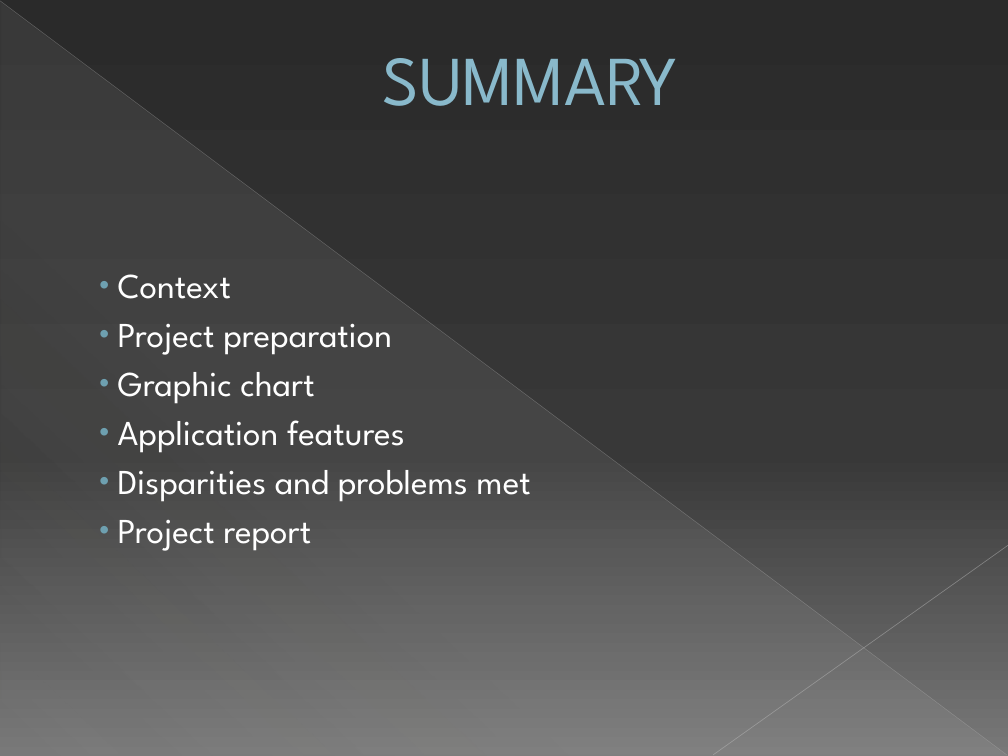
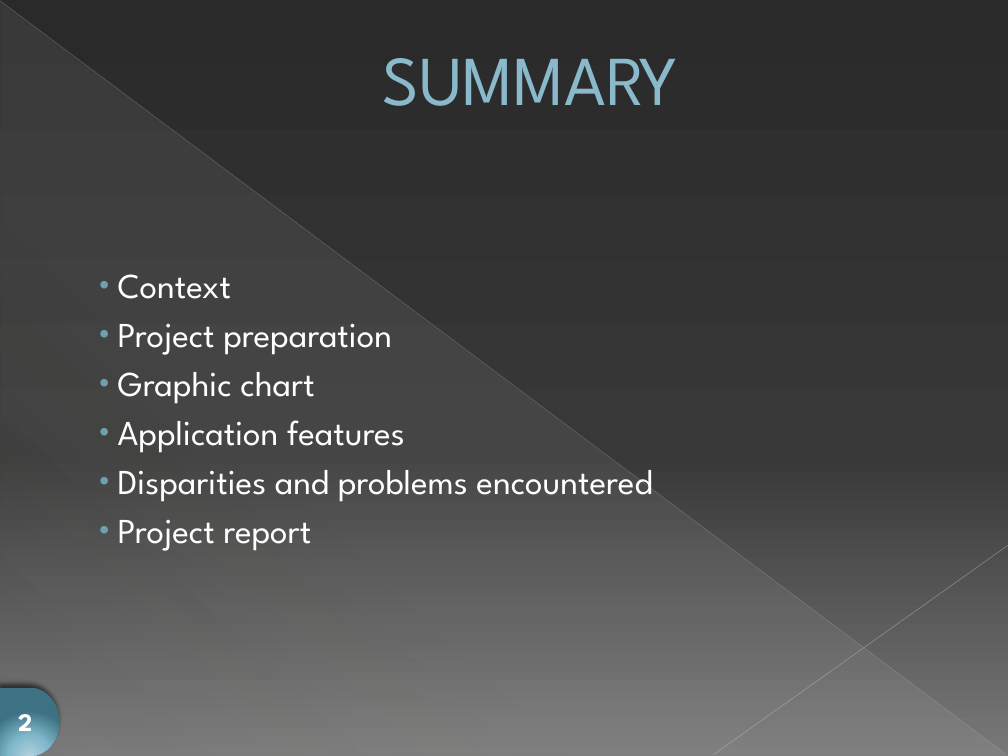
Before and after one commit to lmontion/ABC-Geometrie, a slide deck: slide 2 of ABC de la Géométrie.pptx. Drawn at 1008x756 pixels with LibreOffice and Linux fonts; fonts in the diff are those of the drawing. Boxes give left, top, right and bottom in pixels: in the first picture for what was removed or moved away, otherwise in the second. Text is boxed around its words. In the diff, an @@ line names an element or a change of style, - is before the commit and + after.

```diff
--- a/ABC de la Géométrie.pptx
+++ b/ABC de la Géométrie.pptx
@@ text at bbox=[118, 470, 652, 502]: text changed @@
-• Disparities and problems met
+• Disparities and problems encountered
@@ flow chart delay added at bbox=[0, 687, 59, 756], fill gradient #B3D0DC to #81B8CC to #3D7283, 18 pt, text #FFFFFF, bold @@
+2
```
Also in this commit, not shown: 26 other slides changed, 2 other files.
